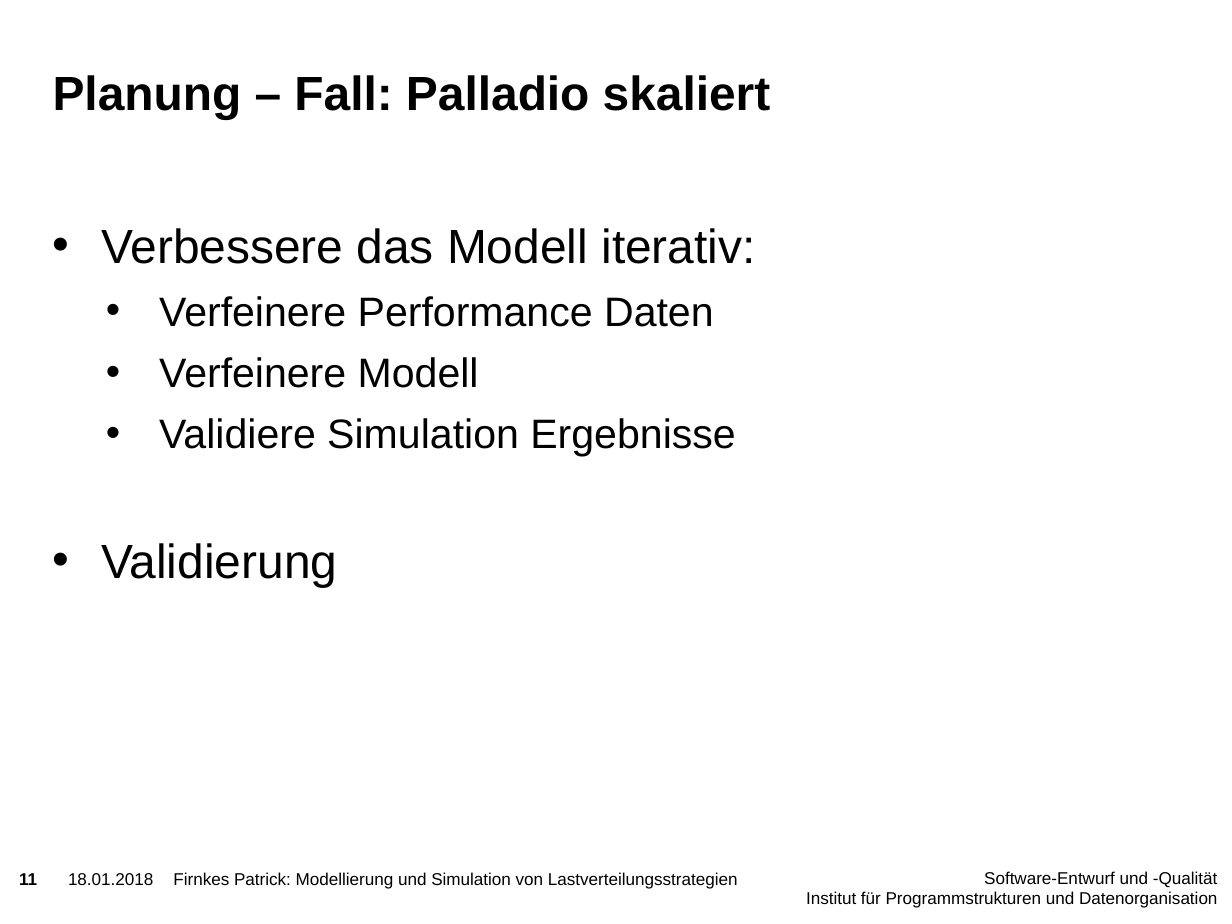
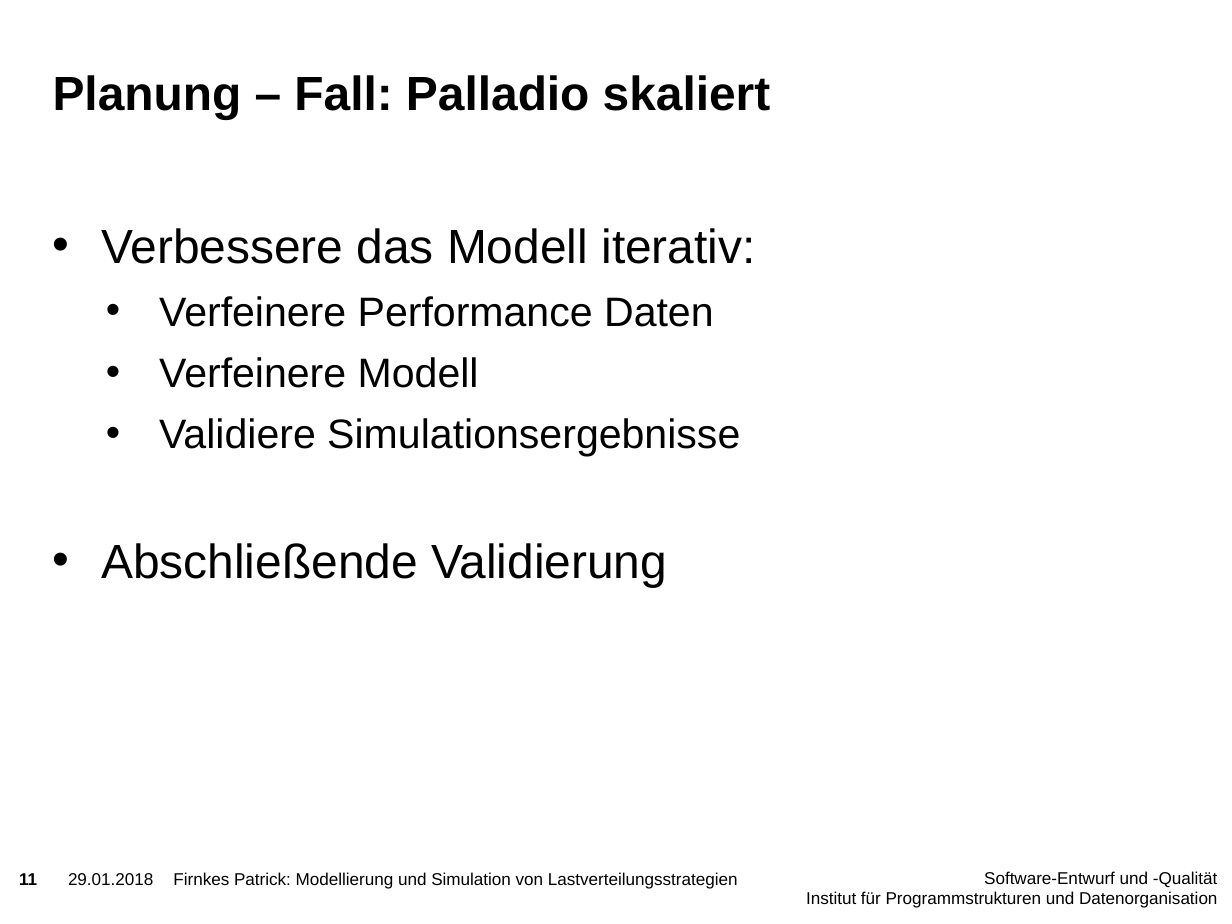
Before and after one commit to PatFirn/wlcg-loadbalancing, a slide deck: slide 11 of presentations/projekt-vorstellung.pptx. Drawn at 1232x924 pixels with LibreOffice and Linux fonts; fonts in the diff are those of the drawing; background and template pictures are left out. Boxes give left, top, right and bottom in pixels: in the first picture for what was removed or moved away, otherwise in the second. Text is boxed around its words. In the diff, an @@ line names an element or a change of style, - is before the commit and + after.

```diff
--- a/presentations/projekt-vorstellung.pptx
+++ b/presentations/projekt-vorstellung.pptx
@@ text at (101, 418, 740, 587): text changed @@
-  • Validiere Simulation Ergebnisse
-• Validierung
+  • Validiere Simulationsergebnisse
+• Abschließende Validierung
@@ text at (68, 873, 153, 885): text changed @@
-18.01.2018
+29.01.2018
```
Also in this commit, not shown: 17 other slides changed.
